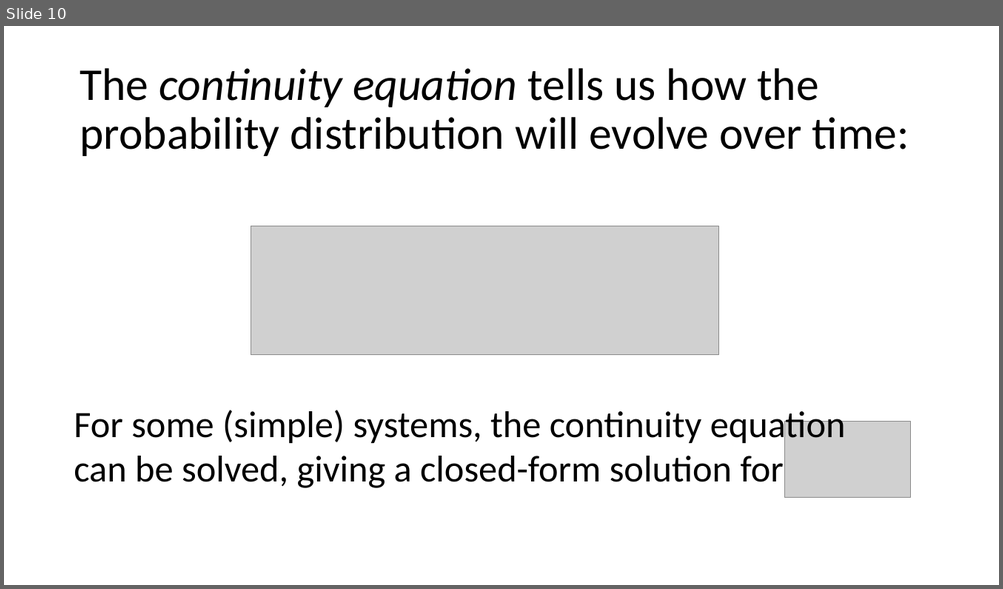
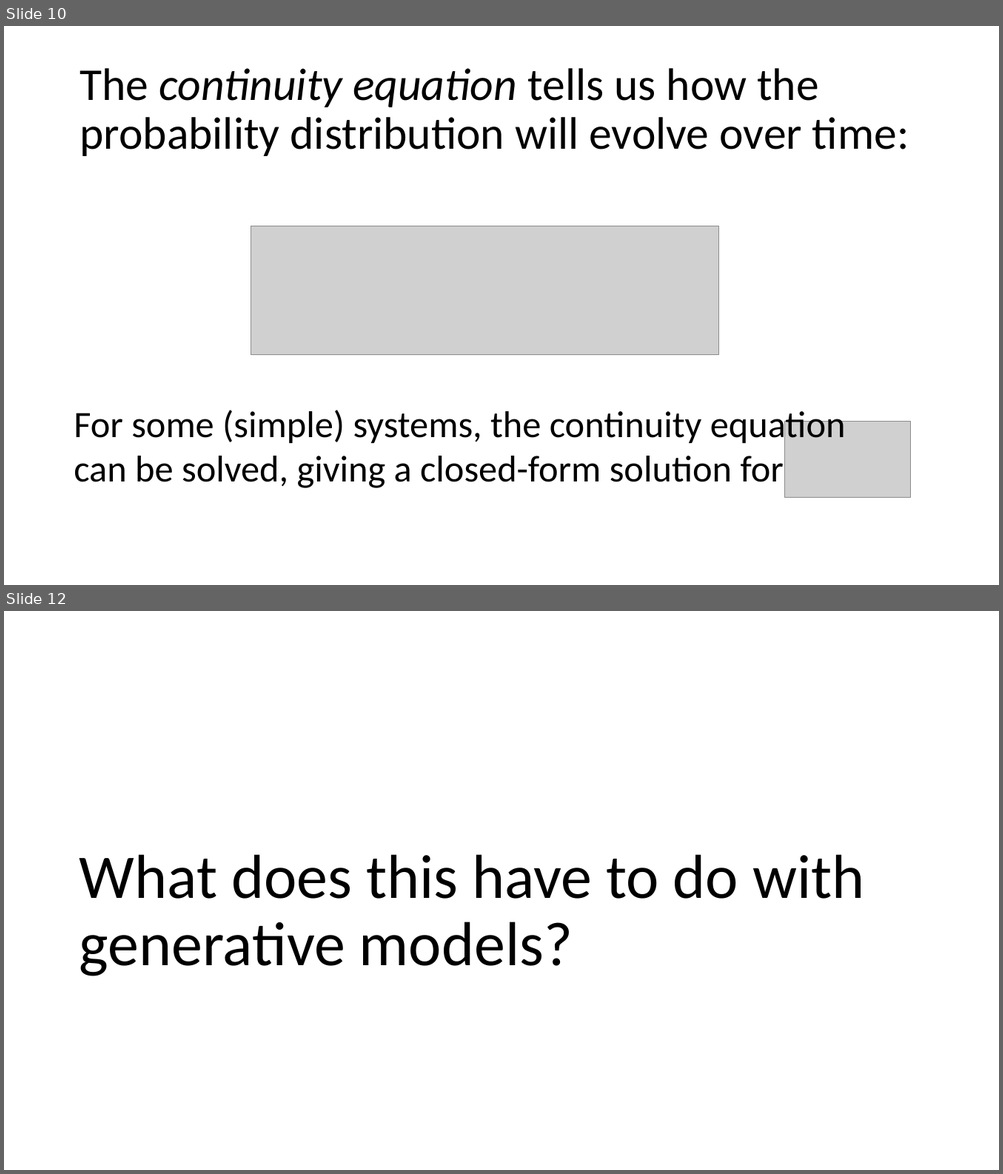
Before and after one commit to Dunni3/flowmatch_from_scratch, a slide deck: group_meeting_presentation.pptx. Shown one above the other, each under a label of ours: slide 10 before the commit, slides 10 and 12 after it; the slides between them are not shown. The pictures are 1003x589 and 1003x1174 pixels, drawn with LibreOffice and Linux fonts; fonts in the diff are those of the drawing; grey boxes stand for pictures. Boxes give left, top, right and bottom in pixels: in the first picture for what was removed or moved away, otherwise in the second. Text is boxed around its words. In the diff, an @@ line names an element or a change of style, - is before the commit and + after.

```diff
--- a/group_meeting_presentation.pptx
+++ b/group_meeting_presentation.pptx
@@ slide 12 added at (4,611,999,1170), background #FFFFFF @@
@@ title added at (79,854,864,977), 60 pt, text #000000 @@
+What does this have to do with generative models?
```
Also in this commit, not shown: 2 slides changed, 10 other slides added, 1 other file.
